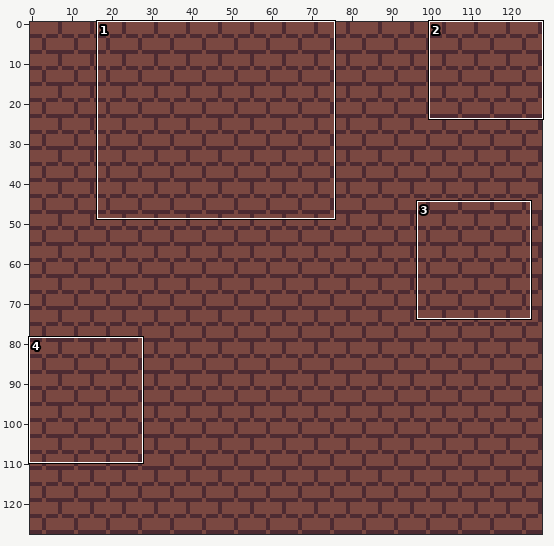
Sprite sheet -- assets/bricks.png. Above, an overview of the earlier version with the close-up marked.
Close-up. Before the commit:
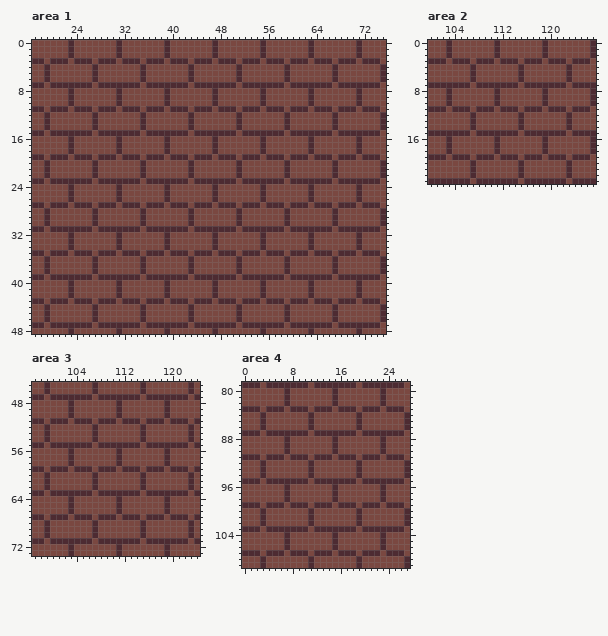
The file is 128x128 pixels. Shown: area 1: x 17..75, y 0..48; area 2: x 100..127, y 0..23; area 3: x 97..124, y 45..73; area 4: x 0..27, y 79..109.
After the commit:
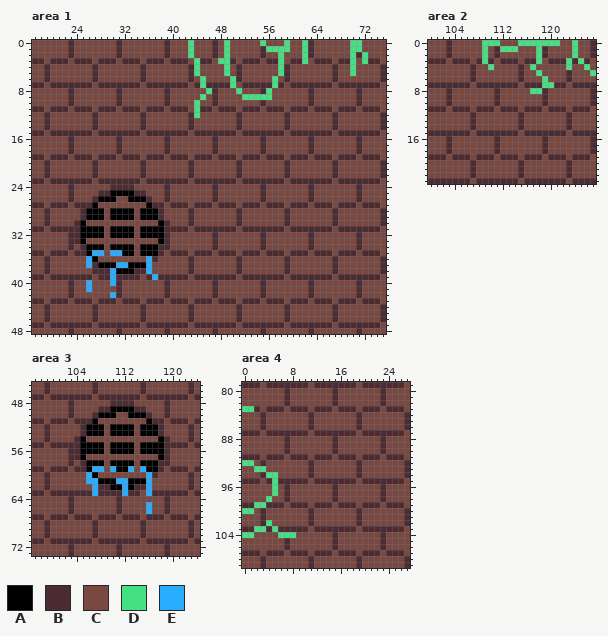
Palette (. is transparent): A #000000  B #4d2b32  C #7a4841  D #45e082  E #29adff
Edits made:
Changed rows in their new state; - is an unchanged pixel.
Area 1:
first column x 43:
 0 D-----D-----D---D--D-------DD-
 1 D-----D------DDDD--D-------DD-
 2 D-----D--------D---D-------D-D
 3 -D---DD--------D---D-------D-D
 4 -D----D--------D-----------D--
 5 -D----D--------D-----------D--
 6 --D----D------D---------------
 7 --D----D------D---------------
 8 ---D----D----D----------------
 9 --D------DDDDD----------------
10 -D----------------------------
11 -D----------------------------
12 -D----------------------------
first column x 24:
24 ------B-BB------
25 ----BBAAAABB----
26 ---BAAAC-AAAB---
27 ---ACCC-CCC-A---
28 -BAAA-AAAA-AAAB-
29 -BAAA-AAAA-AAAB-
30 BA-C-------C--AB
31 -AAAACAAAACAAAA-
32 BAAAA-AAAA-AAAA-
33 BA-----C------A-
34 -BAAA-AAAA-AAAB-
35 --AEECEEAACAAA--
36 --EA-------CEB--
37 --E-AAAEEAAAE---
38 ----BBEAAAB-E---
39 ------E------E--
40 --E---E---------
41 --E-------------
42 ------E---------
Area 2:
first column x 109:
 0 DDD---DDDDDDD--D---
 1 D--DDD---D-----D---
 2 D--------D-----D---
 3 D--------D----D-D--
 4 -D------D-----D--D-
 5 ---------D--------D
 6 ----------D--------
 7 ----------DD-------
 8 --------DD---------
Area 3:
first column x 104:
48 ------B-BB------
49 ----BBAAAABB----
50 ---BAAAC-AAAB---
51 ---ACCC-CCC-A---
52 -BAAA-AAAA-AAAB-
53 -BAAA-AAAA-AAAB-
54 BA-C-------C--AB
55 -AAAACAAAACAAAA-
56 BAAAA-AAAA-AAAA-
57 BA-----C------A-
58 -BAAA-AAAA-AAAB-
59 --AEECEAAECEAA--
60 --EA-------CEB--
61 --EEAAAEEAAAE---
62 ---EBBAAEAB-E---
63 ---E----E---E---
65 ------------E---
66 ------------E---
Area 4:
first column x 0:
 83 DD
first column x 0:
 92 DD-------
 93 --DD-----
 94 ----DD---
 95 -----D---
 96 -----D---
 97 -----D---
 98 ----D----
 99 --DD-----
100 DD-------
102 ----D----
103 --DD-D---
104 DD----DDD
Where, in picture pixels (left, top, right, bottom), the same in both close-ups:
changed: (188, 40, 308, 118)
changed: (350, 40, 368, 76)
changed: (74, 184, 170, 298)
changed: (482, 40, 596, 94)
changed: (74, 400, 170, 514)
changed: (242, 406, 254, 412)
changed: (242, 460, 296, 538)
